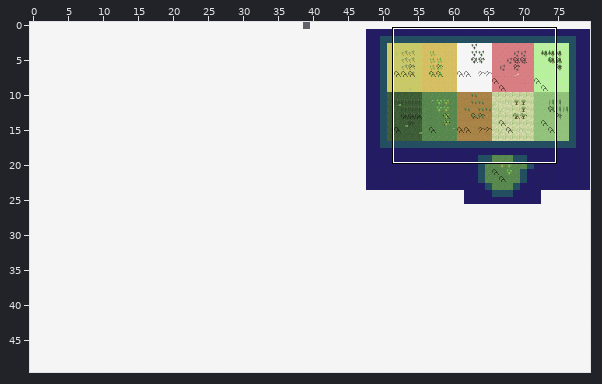
Tiled map: tiled mockup.tmx. Above: a wide view before the commit, with the close-up outlined.
Close-up. Earlier state:
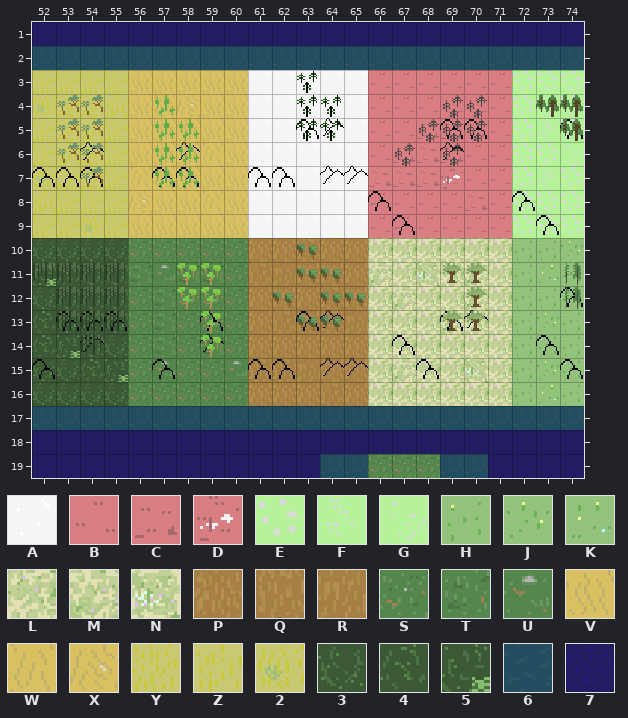
Cells are 16x16 px. Shown: x 52..74, y 1..19.
Key: from "e": A 3, B 7, C 8, D 9, E 11, F 12, G 13, H 15, J 16, K 17, L 19, M 20, N 21, P 23, Q 24, R 25, S 27, T 28, U 29, V 31, W 32, X 33, Y 35, Z 36, 2 37, 3 39, 4 40, 5 41, 6 43, 7 46.
_ is an empty cell.
Layers that did not change in this view are not listed.
Layer "background" before, first column x 52:
 1 77777777777777777777777
 2 66666666666666666666666
 3 YYYYVVVVVAAAAABBBBBBEEE
 4 2YYZVWXVVAAAAABBBBBBEGE
 5 YYZYVVVVVAAAAABBCCBBEFE
 6 YZYYVVVWVAAAAABCCCBBEEG
 7 2YYYWWVVVAAAAACCCDBBEFE
 8 ZYYYXVVWVAAAAABBBBCBEEE
 9 YY2YVVVVVAAAAABBBBBBEEE
10 3333SSSSSPPQPPLLLLLLHHJ
11 5433TUTTSQRPPPMLNLMLHKH
12 3333STSSSPPPQPLMLLMLHHH
13 4343STSSSPQPQRLLLMLLHJH
14 4533STSTSPPPPPLLLLLLHHH
15 3345SUSSUQQRPPLMLLNLHJH
16 3333SSSSSPPPQPLLLLLLHKH
17 66666666666666666666666
18 77777777777777777777777
19 77777777777766SSS667777
After:
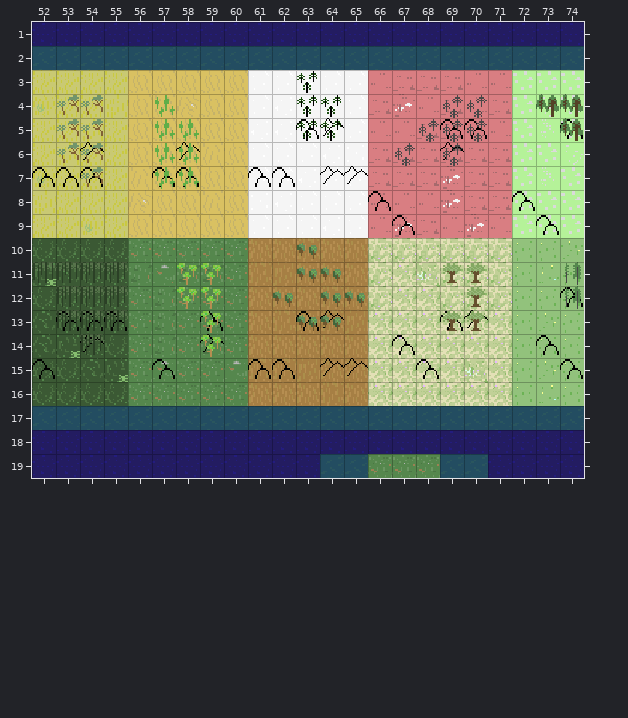
What changed:
Layer "background":
Tile B gives way to tile C in row 3 at x 67 to 69; in row 4 at x 66, 69 and 71; in row 6 at x 66 and 70 to 71; in row 7 at x 70 to 71; in row 8 at x 71; in row 9 at x 68.
Tile B gives way to tile D in row 4 at x 67; in row 8 at x 69; in row 9 at x 67 and 70.
Tile M gives way to tile L in row 12 at x 67; in row 13 at x 69; in row 15 at x 67.
Tile L gives way to tile M in row 10 at x 66 to 71; in row 11 at x 69 and 71; in row 12 at x 66, 69 and 71.
